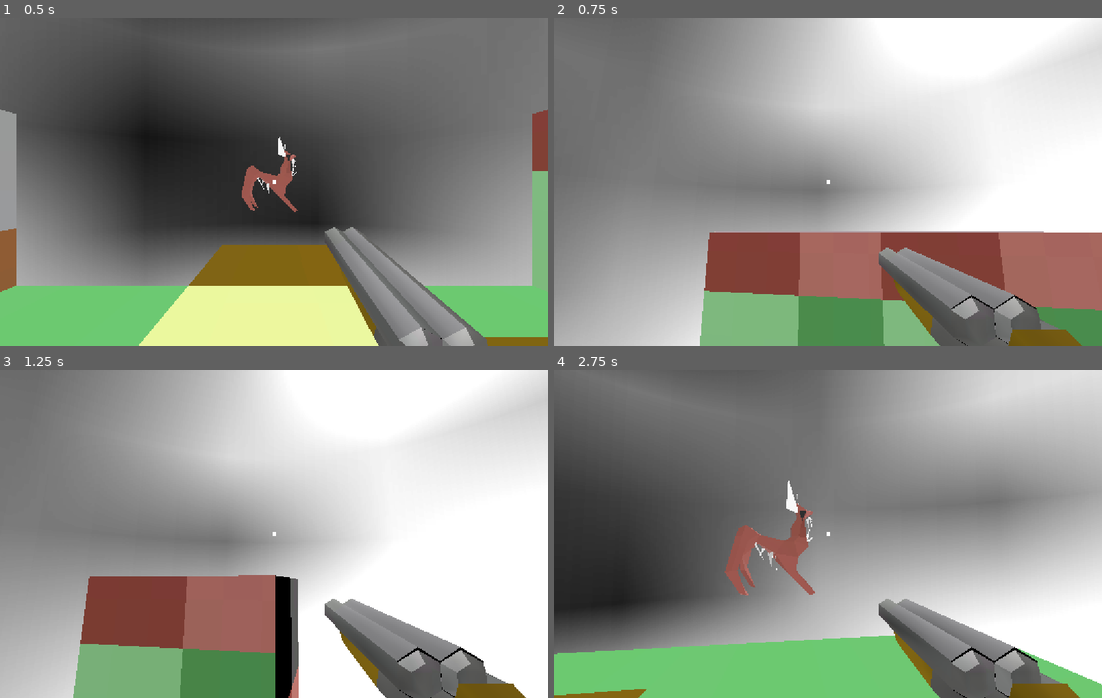
Above: before the commit, frames 1-4 (two rows, left to right).
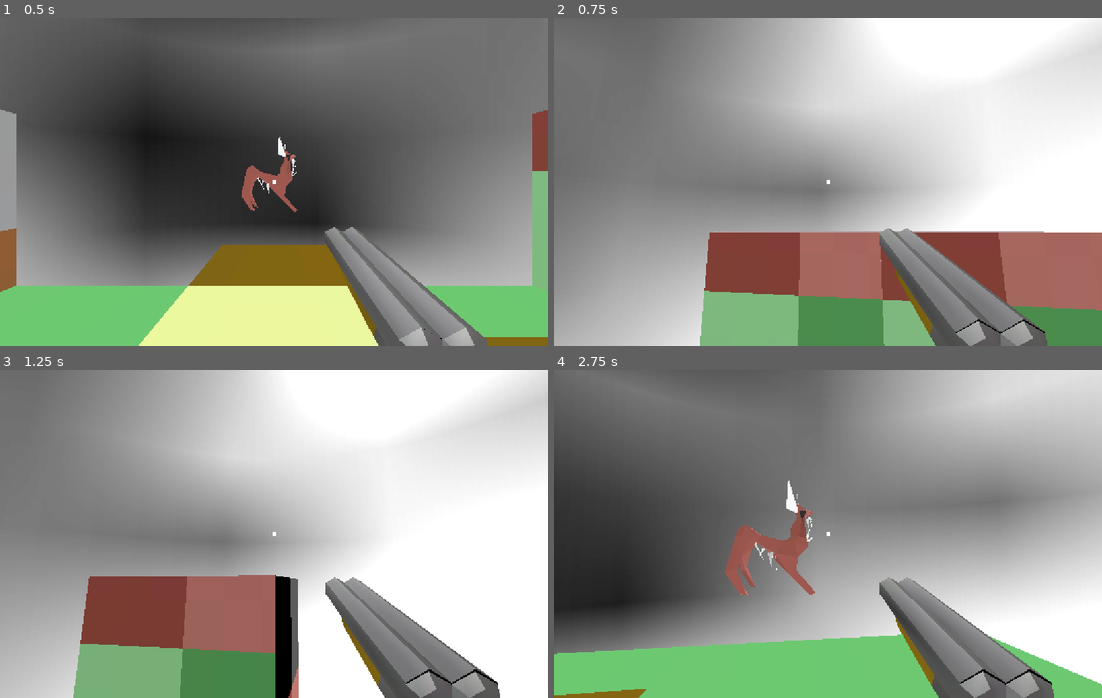
Above: after the commit, the same moments.

Repository: homexhome/Ludum2025
Game: Godot game, scene res://scenes/tiles/level.tscn
Same seed, same stepped clock (60 frames per second), same inputs: the game is played once before the commit and once after it.
Inputs (mouse positions are in pixels of both pictures, inside the frame that each line leads up to):
- Up to frame 1 (0.5 s): no input
- Up to frame 2 (0.75 s): tap Enter (ui_accept) at 0.5 s; move the mouse to (948, 165) at 0.52 s; press the mouse at (948, 165) at 0.53 s; hold D (right) from 0.53 s (still down)
- Up to frame 3 (1.25 s): keep holding D (right); tap Enter (ui_accept) at 0.77 s
- Up to frame 4 (2.75 s): move the mouse to (800, 534) at 1.27 s; release D (right) at 1.28 s; release the mouse at (800, 534) at 1.28 s; hold W (forward) from 1.28 s (still down); click (800, 534) at 1.35 s; tap Enter (ui_accept) at 1.52 s; move the mouse to (838, 527) at 2.02 s; press the mouse at (838, 527) at 2.03 s

Frame 1 is identical in both runs. In frame 2, 3.5% of the frame differs, in the area x 59-97%, y 64-100%; in frame 3, 3.6%, in the area x 59-96%, y 63-100%; in frame 4, 3.6%.

Commit message:
NEw_Anim

Diff:
--- a/scenes/weapon.tscn
+++ b/scenes/weapon.tscn
@@ -698,10 +698,10 @@
 tracks/2/interp = 1
 tracks/2/loop_wrap = true
 tracks/2/keys = {
-"times": PackedFloat32Array(0.133333, 0.357617, 0.367769, 0.39095, 0.633333, 0.733333, 0.866667, 0.867893, 1),
-"transitions": PackedFloat32Array(1, 0.554785, 1, 1, 1.8025, 1, 1, 1, 1),
-"update": 0,
-"values": [Vector3(0, 0, 0), Vector3(0, -0.0581055, -0.808819), Vector3(0.676681, -6.38807, -1.78945) …(225 unchanged characters)…
+"times": PackedFloat32Array(0.0666667, 0.2, 0.295435, 0.367769, 0.39095, 0.566667, 0.666667, 0.800001, 0.801227, 1),
+"transitions": PackedFloat32Array(1, 0.378929, 1, 1, 1, 1.8025, 1, 1, 1, 1),
+"update": 0,
+"values": [Vector3(-0.03, -0.03, 0), Vector3(0, -0.0581055, -0.808819), Vector3(-0.927556, -4.78461, -6.17703), Vector3(0.676681, -6.38807, -1.78945) …(225 unchanged characters)…
 }
 tracks/3/type = "value"
 tracks/3/imported = false
@@ -710,10 +710,10 @@
 tracks/3/interp = 1
 tracks/3/loop_wrap = true
 tracks/3/keys = {
-"times": PackedFloat32Array(0.133333, 0.357617, 0.366667, 0.39095, 0.633333, 0.733333, 0.866667, 0.867893, 1),
-"transitions": PackedFloat32Array(1, 0.554785, 1, 1, 1.8025, 1, 1, 1, 1),
-"update": 0,
-"values": [Vector3(0, 0, 0), Vector3(0, -0.0408947, -0.809462), Vector3(0.766913, -6.41765, -1.90419), Vector3(1.76298, -0.593025, 0.586129) …(185 unchanged characters)…
+"times": PackedFloat32Array(0.0666667, 0.199925, 0.295435, 0.39095, 0.566667, 0.666667, 0.800001, 0.801227, 1),
+"transitions": PackedFloat32Array(1, 0.210224, 1, 1, 1.8025, 1, 1, 1, 1),
+"update": 0,
+"values": [Vector3(0, 0, 0), Vector3(0, -0.0408947, -0.809462), Vector3(-0.538698, -5.33805, -6.31255), Vector3(1.76298, -0.593025, 0.586129) …(185 unchanged characters)…
 }
 tracks/4/type = "value"
 tracks/4/imported = false
@@ -722,10 +722,10 @@
 tracks/4/interp = 1
 tracks/4/loop_wrap = true
 tracks/4/keys = {
-"times": PackedFloat32Array(0.133333, 0.357617, 0.367769, 0.39095, 0.633333, 0.733333, 0.866667, 0.867893, 1),
-"transitions": PackedFloat32Array(1, 0.554785, 1, 1, 1.8025, 1, 1, 1, 1),
-"update": 0,
-"values": [Vector3(0, 0, 0), Vector3(-0.299601, -0.149605, -0.0472303), Vector3(-0.000681232, 0.0283188, -0.0 …(228 unchanged characters)…
+"times": PackedFloat32Array(0.0666667, 0.2, 0.367769, 0.39095, 0.566667, 0.666667, 0.800001, 0.801227, 1),
+"transitions": PackedFloat32Array(1, 0.378929, 1, 1, 1.8025, 1, 1, 1, 1),
+"update": 0,
+"values": [Vector3(0, 0, 0), Vector3(0.651008, -0.455531, -0.0471239), Vector3(-0.000681232, 0.0283188, -0.0 …(228 unchanged characters)…
 }
 tracks/5/type = "value"
 tracks/5/imported = false
@@ -734,10 +734,10 @@
 tracks/5/interp = 1
 tracks/5/loop_wrap = true
 tracks/5/keys = {
-"times": PackedFloat32Array(0.133333, 0.357617, 0.366667, 0.39095, 0.633333, 0.733333, 0.866667, 0.867893, 1),
-"transitions": PackedFloat32Array(1, 0.554785, 1, 1, 1.8025, 1, 1, 1, 1),
-"update": 0,
-"values": [Vector3(0, 0, 0), Vector3(-0.300563, 0, 0), Vector3(0.00227228, 0.0960031, 0.7 …(218 unchanged characters)…
+"times": PackedFloat32Array(0.0666667, 0.2, 0.366667, 0.39095, 0.566667, 0.666667, 0.800001, 0.801227, 1),
+"transitions": PackedFloat32Array(1, 0.210224, 1, 1, 1.8025, 1, 1, 1, 1),
+"update": 0,
+"values": [Vector3(0, 0, 0), Vector3(-0.34383, 0.760964, 0), Vector3(0.00227228, 0.0960031, 0.7 …(218 unchanged characters)…
 }
 tracks/6/type = "value"
 tracks/6/imported = false
@@ -746,10 +746,10 @@
 tracks/6/interp = 1
 tracks/6/loop_wrap = true
 tracks/6/keys = {
-"times": PackedFloat32Array(0.731482, 0.866667, 1),
+"times": PackedFloat32Array(0.664816, 0.800001, 1),
 "transitions": PackedFloat32Array(1, 1, 1),
 "update": 0,
-"values": [Vector3(1, 1, 1), Vector3(1, 1, 1.39), Vector3(1, 1, 1)]
+"values": [Vector3(1, 1, 1), Vector3(1, 1, 2), Vector3(1, 1, 1)]
 }
 tracks/7/type = "value"
 tracks/7/imported = false
@@ -758,10 +758,10 @@
 tracks/7/interp = 1
 tracks/7/loop_wrap = true
 tracks/7/keys = {
-"times": PackedFloat32Array(0.733333, 0.866667, 1),
+"times": PackedFloat32Array(0.666667, 0.800001, 1),
 "transitions": PackedFloat32Array(1, 1, 1),
 "update": 0,
-"values": [Vector3(1, 0.999998, 0.999999), Vector3(1, 1, 1.39), Vector3(1, 1, 1)]
+"values": [Vector3(1, 0.999998, 0.999999), Vector3(1, 1, 2), Vector3(1, 1, 1)]
 }
 tracks/8/type = "value"
 tracks/8/imported = false
@@ -799,9 +799,9 @@
 tracks/0/loop_wrap = true
 tracks/0/keys = {
 "times": PackedFloat32Array(0, 0.101694, 0.2, 0.25),
-"transitions": PackedFloat32Array(0.143588, 0.143588, 1, 1.8025),
-"update": 0,
-"values": [Vector3(0, 0, 0), Vector3(-0.555015, 0, 0), Vector3(0.216421, 0, 0), Vector3(0, 0, 0)]
+"transitions": PackedFloat32Array(0.148652, 0.148652, 1, 1.8025),
+"update": 0,
+"values": [Vector3(0, 0, 0), Vector3(-0.555015, 0, 0), Vector3(0.0349066, 0, 0), Vector3(0, 0, 0)]
 }
 tracks/1/type = "value"
 tracks/1/imported = false
@@ -827,6 +827,18 @@
 "update": 0,
 "values": [Vector3(1, 1, 1), Vector3(1, 1.17, 1), Vector3(1, 1, 1)]
 }
+tracks/3/type = "value"
+tracks/3/imported = false
+tracks/3/enabled = true
+tracks/3/path = NodePath("Gun2/Gun:position")
+tracks/3/interp = 1
+tracks/3/loop_wrap = true
+tracks/3/keys = {
+"times": PackedFloat32Array(0, 0.1, 0.2),
+"transitions": PackedFloat32Array(1, 0.5, 1),
+"update": 0,
+"values": [Vector3(0, 0, 0), Vector3(0, 0.127, -0.127), Vector3(0, 0, 0)]
+}
 
 [sub_resource type="AnimationLibrary" id="AnimationLibrary_5csnh"]
 _data = {
Not shown: 1 places in scenes/tiles/level.tscn that only renumber resources
